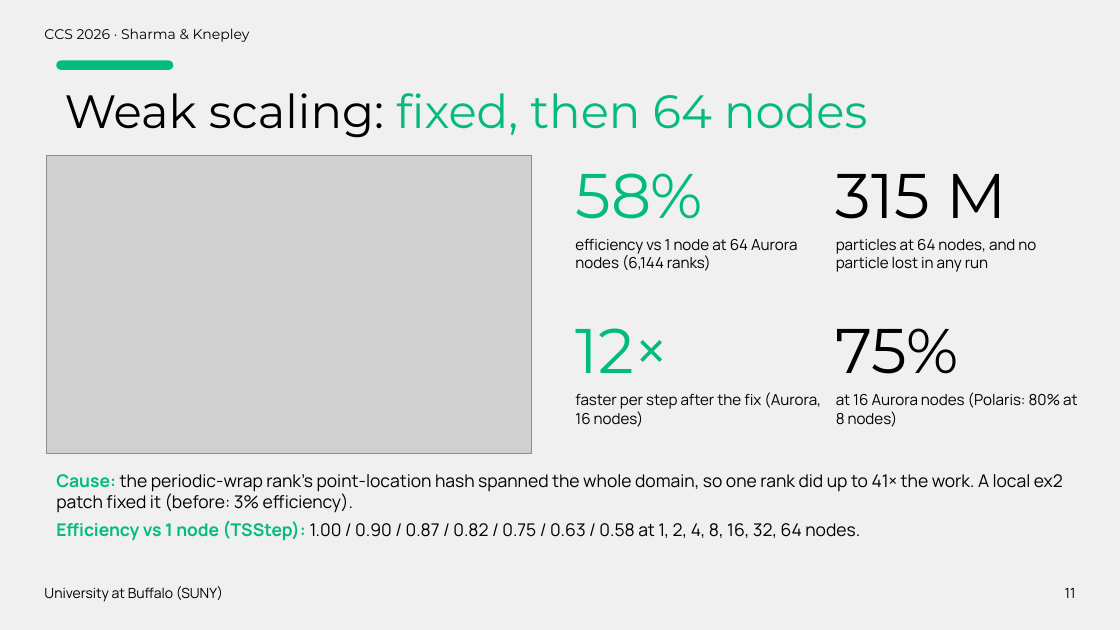
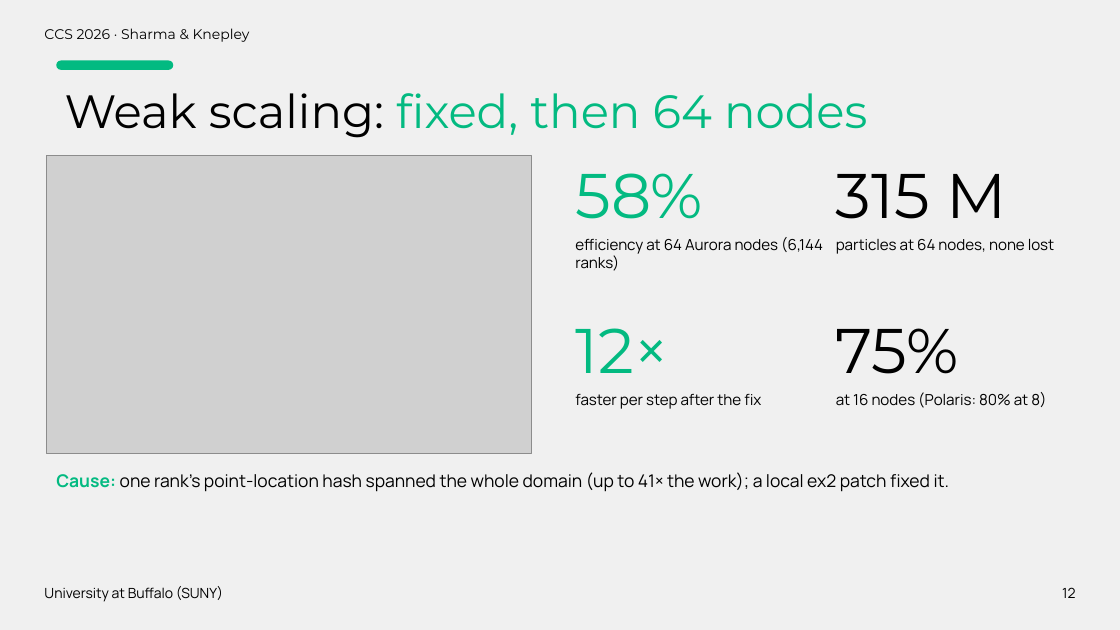
Before and after one commit to engineer-scientist/ccs2026-structure-preserving-plasma, a slide deck: slide 12 of presentation/CCS2026_Sharma_StructurePreservingPlasma.pptx (slide 11 before the commit). Drawn at 1120x630 pixels with LibreOffice and Linux fonts; fonts in the diff are those of the drawing; grey boxes stand for pictures. Boxes give left, top, right and bottom in pixels: in the first picture for what was removed or moved away, otherwise in the second. Text is boxed around its words. In the diff, an @@ line names an element or a change of style, - is before the commit and + after.

```diff
--- a/presentation/CCS2026_Sharma_StructurePreservingPlasma.pptx
+++ b/presentation/CCS2026_Sharma_StructurePreservingPlasma.pptx
@@ text at box(575, 237, 823, 271): text changed @@
-efficiency vs 1 node at 64 Aurora nodes (6,144 ranks)
+efficiency at 64 Aurora nodes (6,144 ranks)
@@ text at box(836, 239, 1054, 254): text changed @@
-particles at 64 nodes, and no particle lost in any run
+particles at 64 nodes, none lost
@@ text at box(575, 394, 761, 409): text changed @@
-faster per step after the fix (Aurora, 16 nodes)
+faster per step after the fix
@@ text at box(836, 392, 1046, 408): text changed @@
-at 16 Aurora nodes (Polaris: 80% at 8 nodes)
+at 16 nodes (Polaris: 80% at 8)
@@ text at box(56, 472, 949, 492): text changed @@
-Cause: the periodic-wrap rank’s point-location hash spanned the whole domain, so one rank did up to 41× the work. A local ex2 patch fixed it (before: 3% efficiency).
-Efficiency vs 1 node (TSStep): 1.00 / 0.90 / 0.87 / 0.82 / 0.75 / 0.63 / 0.58 at 1, 2, 4, 8, 16, 32, 64 nodes.
+Cause: one rank’s point-location hash spanned the whole domain (up to 41× the work); a local ex2 patch fixed it.
@@ text at box(1062, 587, 1075, 598): text changed @@
-11
+12
```
Also in this commit, not shown: 9 other slides changed, 1 other file.
